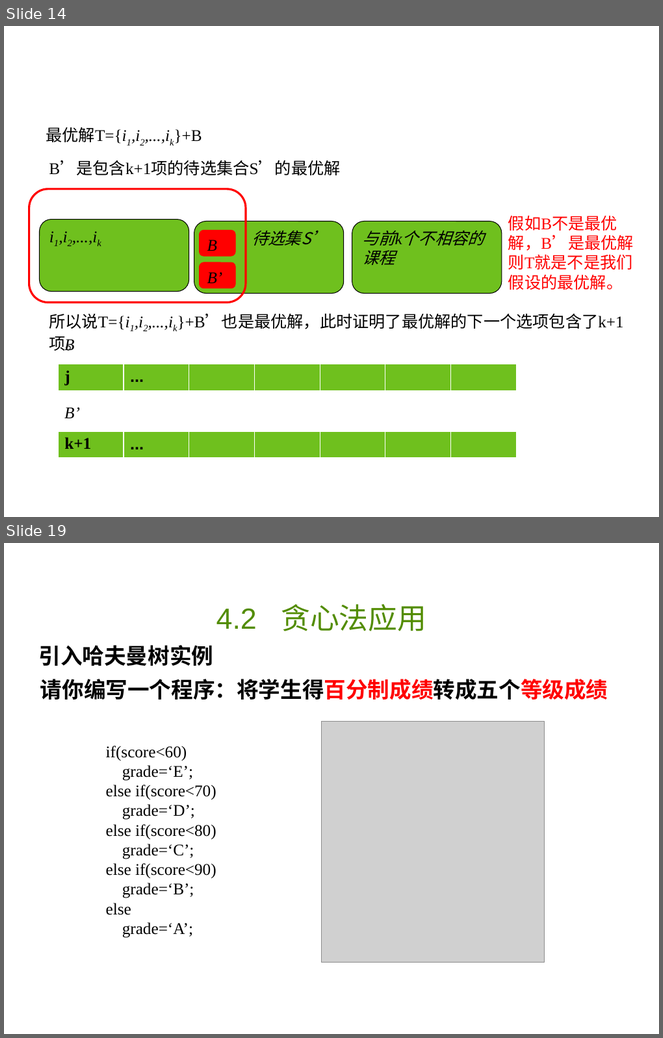
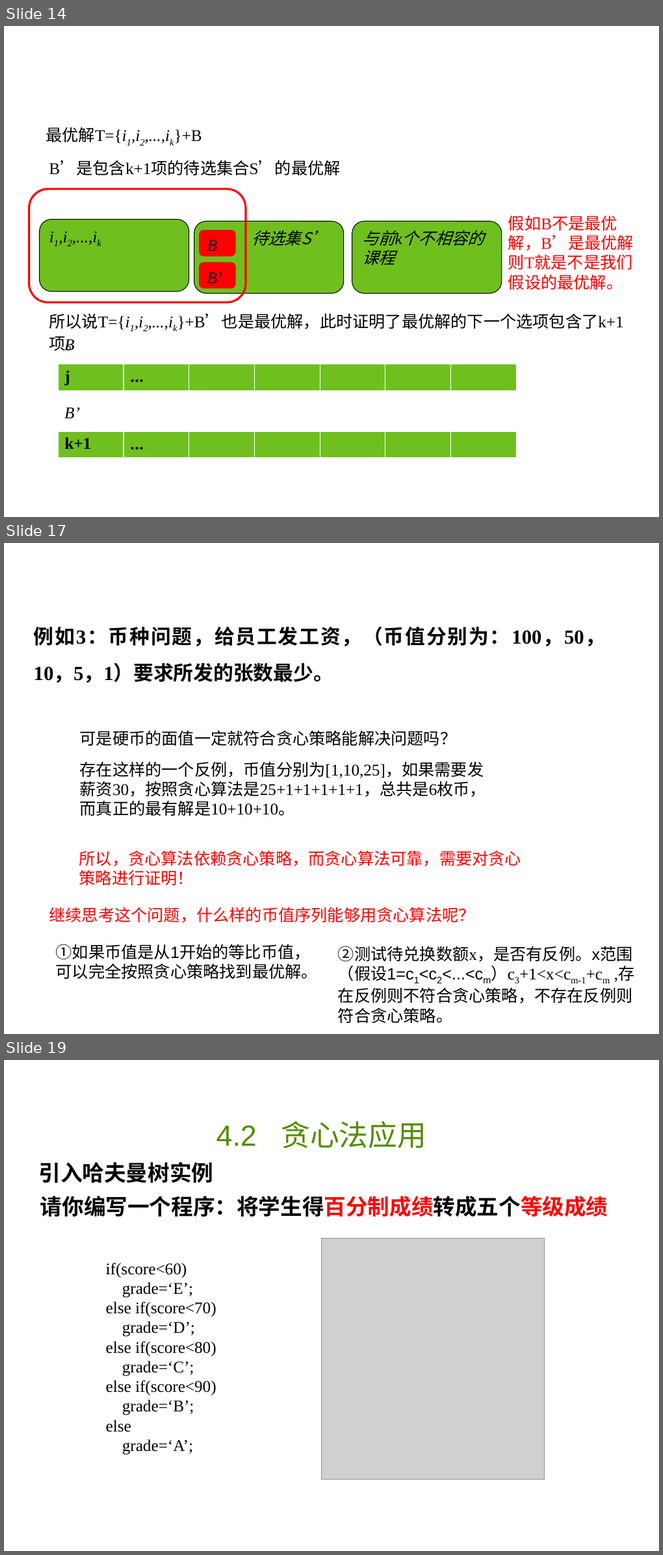
Before and after one commit to liutongling/DP, a slide deck: file/第4章 贪心法.pptx. Shown one above the other, each under a label of ours: slides 14 and 19 before the commit, slides 14, 17 and 19 after it; the slides between them are not shown. The pictures are 663x1038 and 663x1555 pixels, drawn with LibreOffice and Linux fonts; fonts in the diff are those of the drawing; grey boxes stand for pictures; background and template pictures are left out. Boxes give left, top, right and bottom in pixels: in the first picture for what was removed or moved away, otherwise in the second. Text is boxed around its words. In the diff, an @@ line names an element or a change of style, - is before the commit and + after.

```diff
--- a/file/第4章 贪心法.pptx
+++ b/file/第4章 贪心法.pptx
@@ slide 17 added at (4, 543, 659, 1034), background #FFFFFF @@
@@ text added at (34, 626, 606, 683), 22 pt, text #000000, bold @@
+例如3：币种问题，给员工发工资，（币值分别为：100，50，10，5，1）要求所发的张数最少。
@@ text added at (80, 730, 457, 746), 18 pt, text #000000 @@
+可是硬币的面值一定就符合贪心策略能解决问题吗？
@@ text added at (80, 761, 486, 816), 18 pt, text #000000 @@
+存在这样的一个反例，币值分别为[1,10,25]，如果需要发薪资30，按照贪心算法是25+1+1+1+1+1，总共是6枚币，而真正的最有解是10+10+10。
@@ text added at (79, 850, 521, 886), 18 pt, text #FF0000 @@
+所以，贪心算法依赖贪心策略，而贪心算法可靠，需要对贪心策略进行证明！
@@ text added at (49, 907, 475, 923), 18 pt, text #FF0000 @@
+继续思考这个问题，什么样的币值序列能够用贪心算法呢？
@@ text added at (56, 944, 318, 979), 18 pt, text #000000 @@
+①如果币值是从1开始的等比币值，可以完全按照贪心策略找到最优解。
@@ text added at (338, 946, 635, 1023), 18 pt, text #000000 @@
+②测试待兑换数额x，是否有反例。x范围（假设1=c1<c2<...<cm）c3+1<x<cm-1+cm ,存在反例则不符合贪心策略，不存在反例则符合贪心策略。
```
Also in this commit, not shown: 3 slides changed, 14 other slides added, 3 slides removed, 2 other files.
